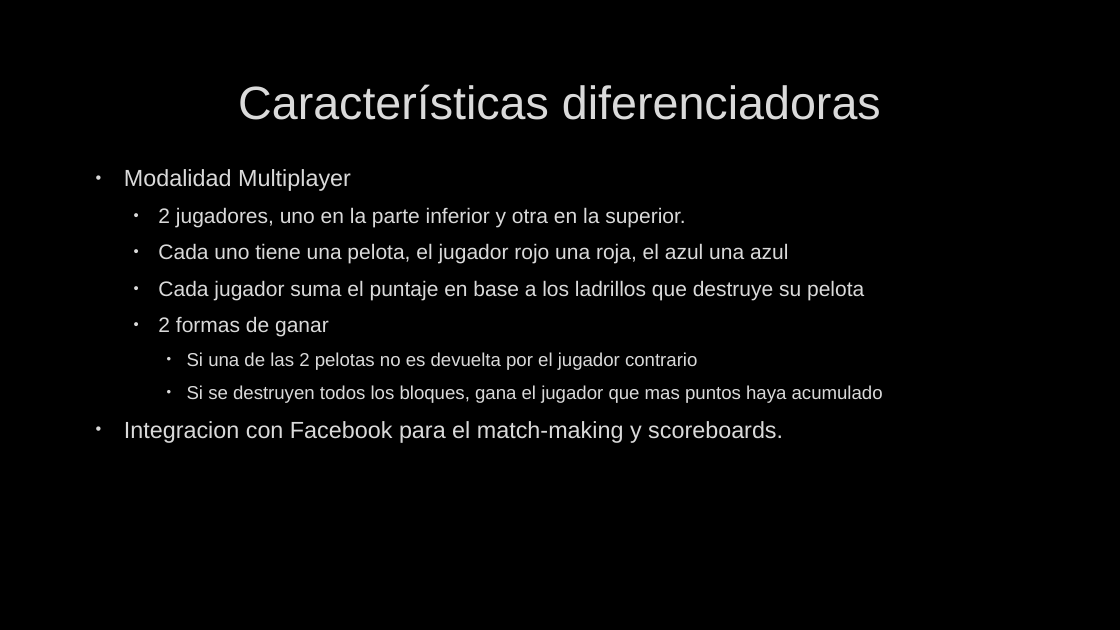
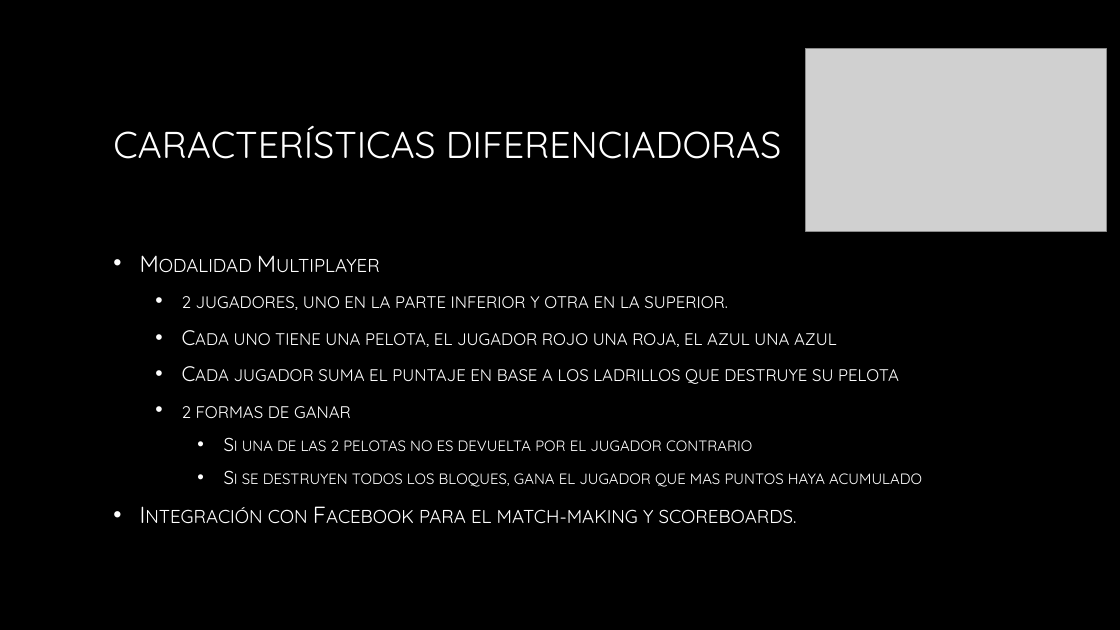
Before and after one commit to LucasCasa/VJ_FINAL, a slide deck: slide 4 of VJ_PITCH.pptx. Drawn at 1120x630 pixels with LibreOffice and Linux fonts; fonts in the diff are those of the drawing; grey boxes stand for pictures; background and template pictures are left out. Boxes give left, top, right and bottom in pixels: in the first picture for what was removed or moved away, otherwise in the second. Text is boxed around its words. In the diff, an @@ line names an element or a change of style, - is before the commit and + after.

Commit message:
Pitch

```diff
--- a/VJ_PITCH.pptx
+++ b/VJ_PITCH.pptx
@@ picture added at (x1=806, y1=48, x2=1106, y2=231) @@
@@ title at (x1=113, y1=126, x2=781, y2=159): text changed; size 40 to 32 pt; font Arial to Quicksand; text colour #DADADA to gradient #FFFFFF to #A6A6A6 @@
-Características diferenciadoras
+CARACTERÍSTICAS DIFERENCIADORAS
@@ text "Modalidad Multiplayer" moved from (x1=124, y1=169, x2=883, y2=443) to (x1=182, y1=296, x2=922, y2=524) @@
@@ text "Modalidad Multiplayer" at (x1=182, y1=296, x2=922, y2=524): vertical alignment top to middle @@
@@ text at (x1=182, y1=296, x2=922, y2=487): font Arial to Quicksand, text colour #DADADA to gradient #FFFFFF to #BFBFBF, letter outline #404040 0.75 pt to none, small capitals on in "Modalidad Multiplayer", "2 jugadores, uno en la parte inferior ...", "Cada uno tiene una pelota, el jugador ...", "Cada jugador suma el puntaje en base ..." and 3 more places; indent changed; bullet colour #DADADA to #FFFFFF @@
@@ text at (x1=268, y1=509, x2=797, y2=524): text changed; font Arial to Quicksand; text colour #DADADA to gradient #FFFFFF to #BFBFBF @@
-• Integracion con Facebook para el match-making y scoreboards.
+• Integración con Facebook para el match-making y scoreboards.
```
Also in this commit, not shown: 7 other slides changed, 1 slide added, 1 slide removed.
